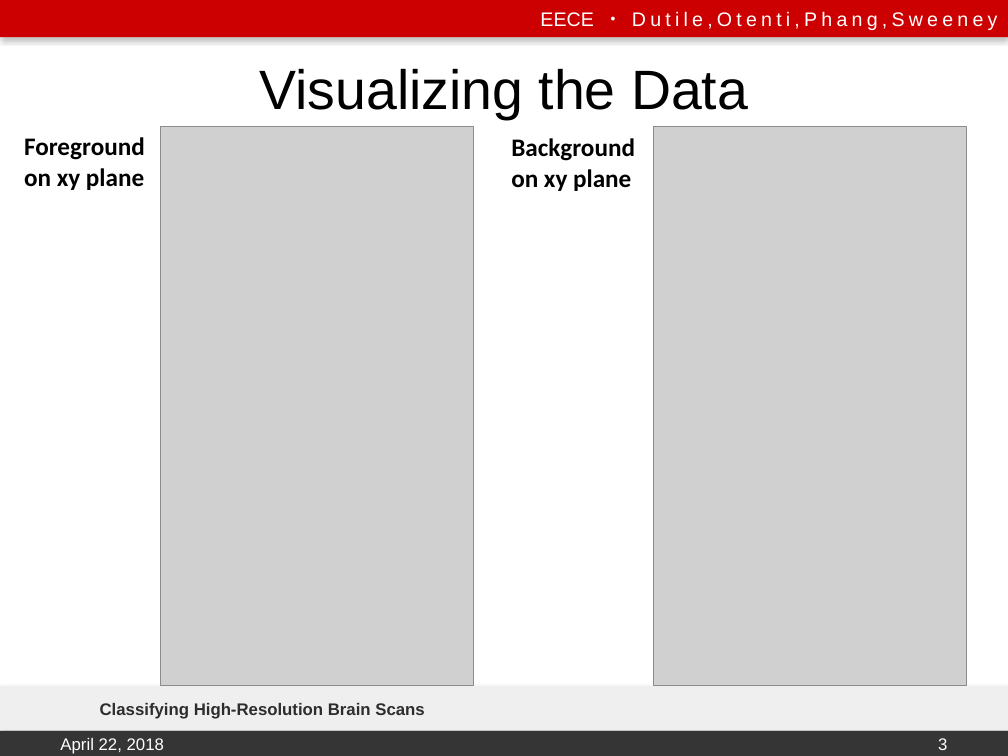
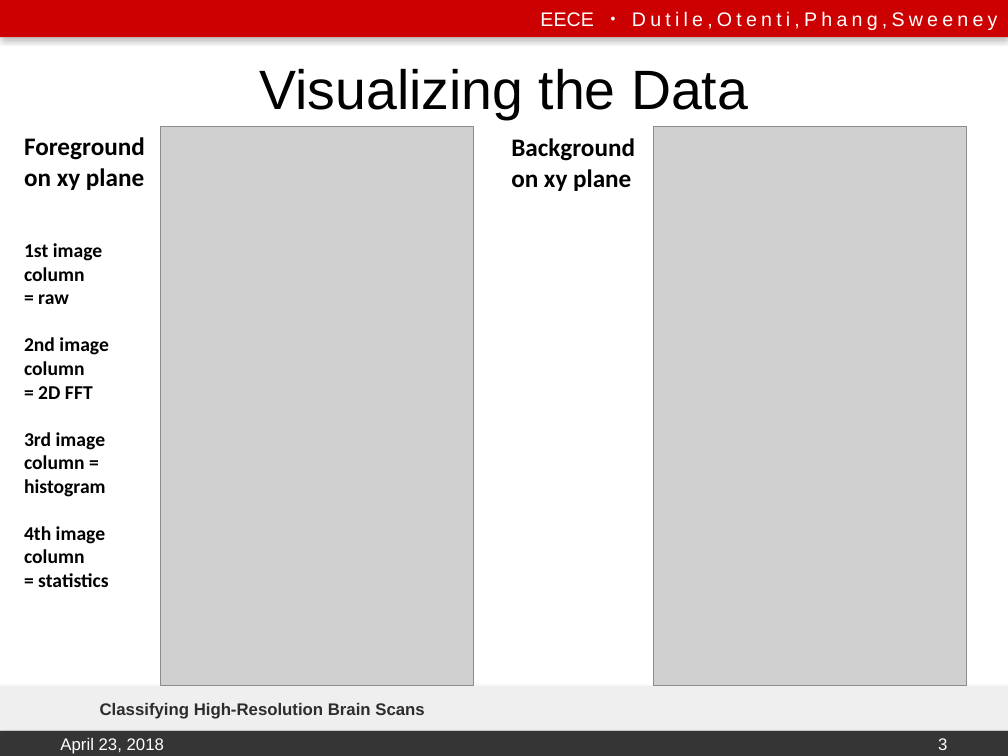
Before and after one commit to emily-jean/ml-brains, a slide deck: slide 3 of presentation/DutileOtentiPhangSweeney.pptx. Drawn at 1008x756 pixels with LibreOffice and Linux fonts; fonts in the diff are those of the drawing; grey boxes stand for pictures; background and template pictures are left out. Boxes give left, top, right and bottom in pixels: in the first picture for what was removed or moved away, otherwise in the second. Text is boxed around its words. In the diff, an @@ line names an element or a change of style, - is before the commit and + after.

```diff
--- a/presentation/DutileOtentiPhangSweeney.pptx
+++ b/presentation/DutileOtentiPhangSweeney.pptx
@@ text added at bbox=[24, 137, 145, 587], 14 pt, text #000000, bold @@
+Foreground on xy plane
+1st image column
+= raw
+2nd image column
+= 2D FFT
+3rd image column = histogram
+4th image column
+= statistics
@@ text at bbox=[60, 738, 164, 754]: text changed @@
-April 22, 2018
+April 23, 2018
```
Also in this commit, not shown: 8 other slides changed, 2 slides added, 8 other files.
